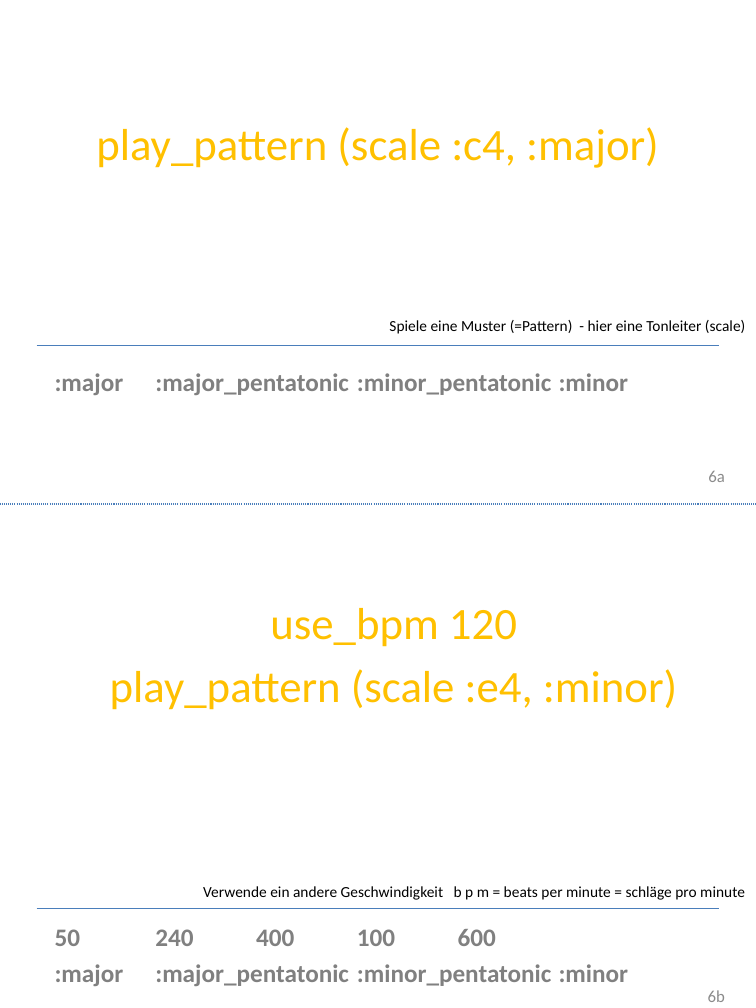
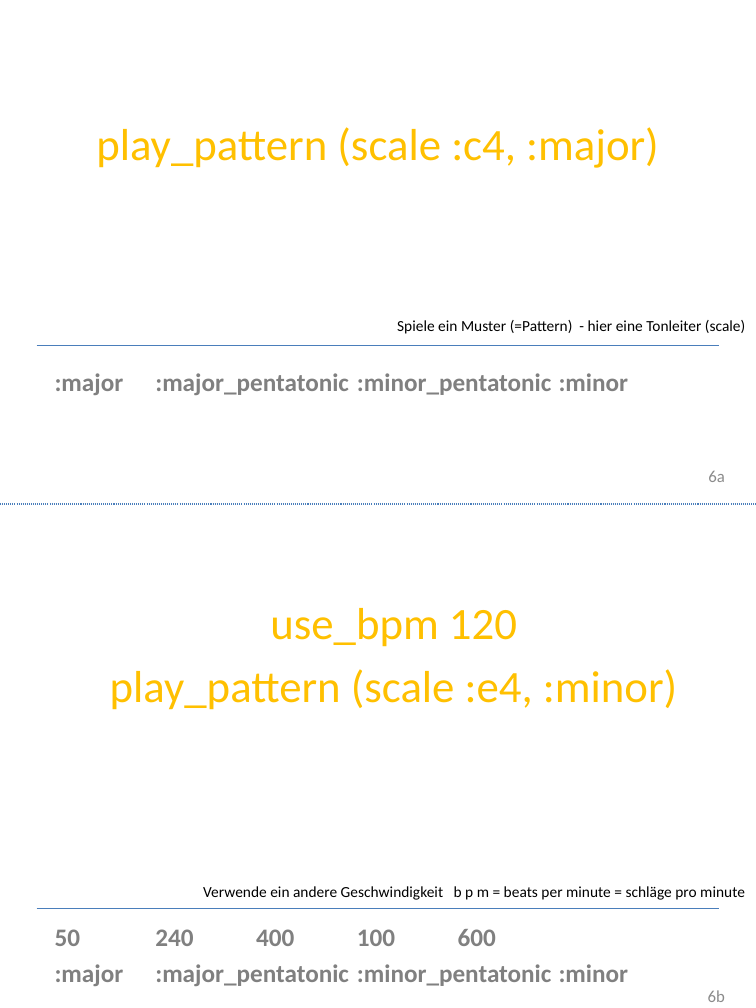
Before and after one commit to Devoxx4KidsDE/SonicPI, a slide deck: slide 6 of documentation/Sonic PI Workshop.pptx. Drawn at 756x1008 pixels with LibreOffice and Linux fonts; fonts in the diff are those of the drawing; background and template pictures are left out. Boxes give left, top, right and bottom in pixels: in the first picture for what was removed or moved away, otherwise in the second. Text is boxed around its words. In the diff, an @@ line names an element or a change of style, - is before the commit and + after.

```diff
--- a/documentation/Sonic PI Workshop.pptx
+++ b/documentation/Sonic PI Workshop.pptx
@@ text at (x1=397, y1=320, x2=745, y2=334): text changed @@
-Spiele eine Muster (=Pattern) - hier eine Tonleiter (scale)
+Spiele ein Muster (=Pattern) - hier eine Tonleiter (scale)
```
Also in this commit, not shown: 11 other slides changed, 2 slides added, 1 slide removed, 4 other files.
